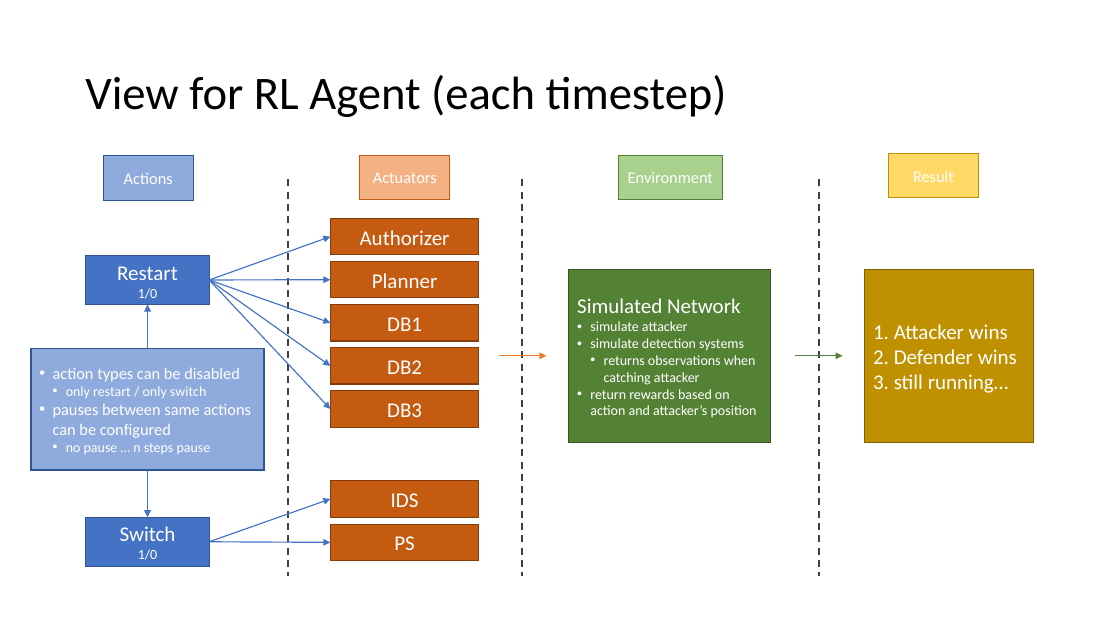
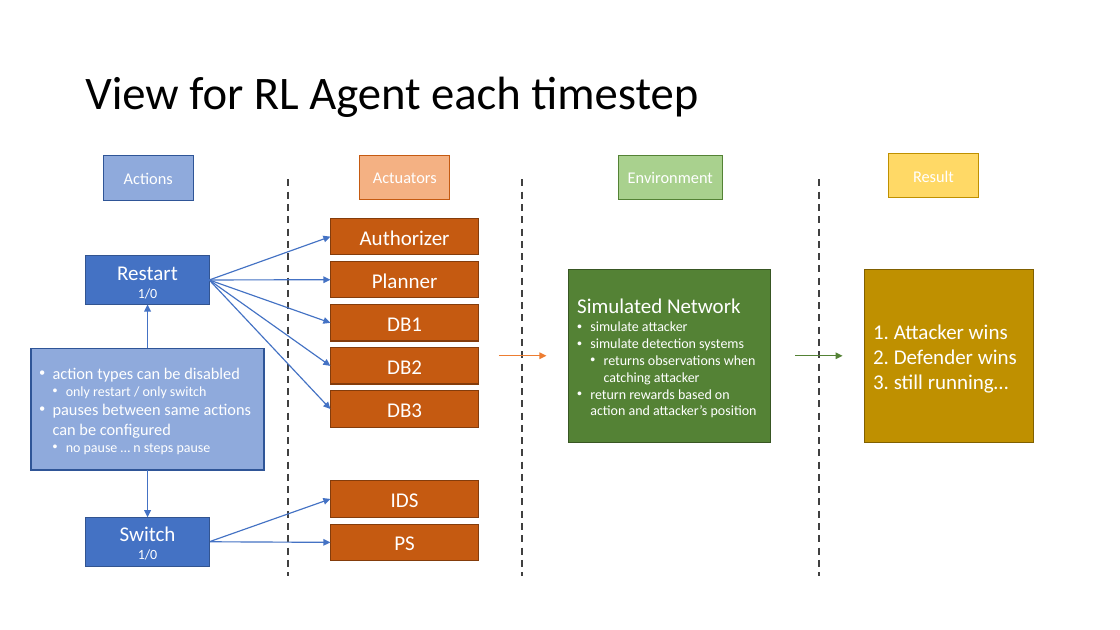
Before and after one commit to cailllev/PA, a slide deck: slide 12 of Model.pptx. Drawn at 1120x630 pixels with LibreOffice and Linux fonts; fonts in the diff are those of the drawing. Boxes give left, top, right and bottom in pixels: in the first picture for what was removed or moved away, otherwise in the second. Text is boxed around its words. In the diff, an @@ line names an element or a change of style, - is before the commit and + after.

```diff
--- a/Model.pptx
+++ b/Model.pptx
@@ title at (85, 76, 698, 117): text changed @@
-View for RL Agent (each timestep)
+View for RL Agent each timestep
```
